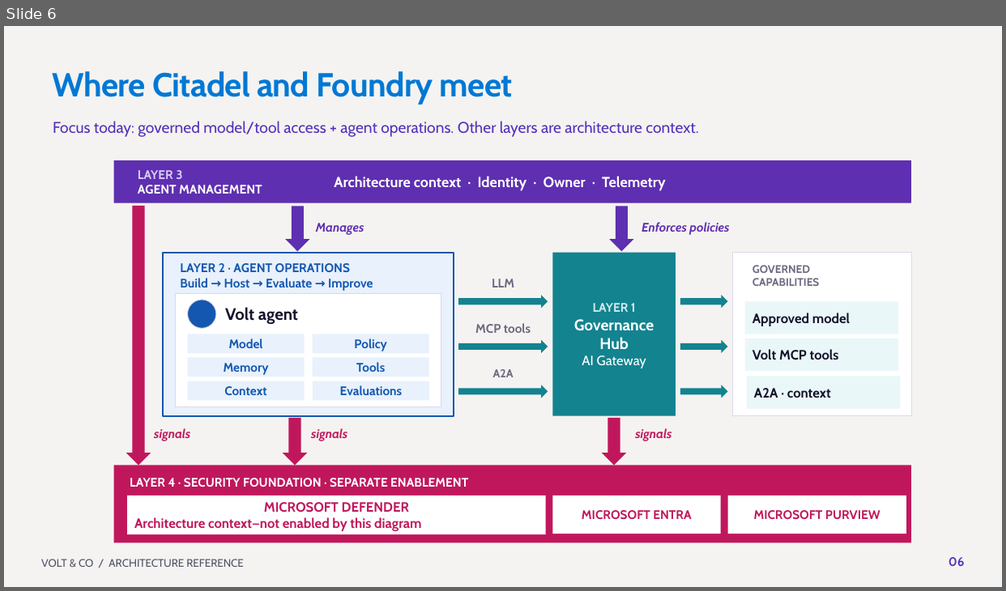
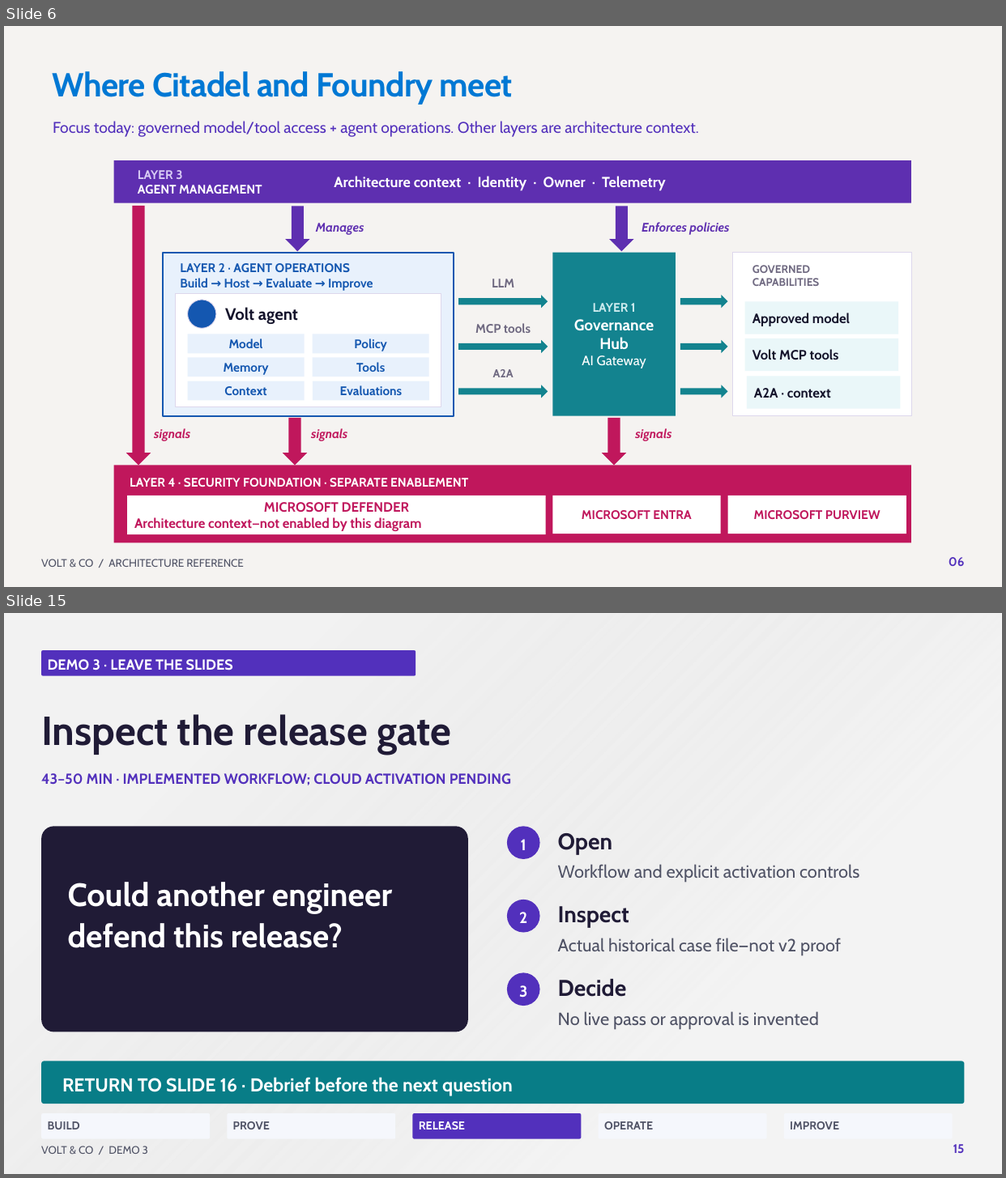
Before and after one commit to SridharArrabelly/foundry-showcase, a slide deck: presentation/Volt & Co - Governed and improving agents.pptx. Shown one above the other, each under a label of ours: slide 6 before the commit, slides 6 and 15 after it; the slides between them are not shown. The pictures are 1006x591 and 1006x1178 pixels, drawn with LibreOffice and Linux fonts; fonts in the diff are those of the drawing; background and template pictures are left out. Boxes give left, top, right and bottom in pixels: in the first picture for what was removed or moved away, otherwise in the second. Text is boxed around its words. In the diff, an @@ line names an element or a change of style, - is before the commit and + after.

```diff
--- a/presentation/Volt & Co - Governed and improving agents.pptx
+++ b/presentation/Volt & Co - Governed and improving agents.pptx
@@ slide 15 added at (4,613,1002,1174), background #FFFFFF @@
@@ rectangle added at (4,613,1002,1174), fill gradient #F2F2F2 to #D9D9D9 @@
@@ rounded rectangle added at (41,650,415,676), fill #5230BC @@
@@ text added at (48,659,233,671), 14 pt, text #FFFFFF, bold @@
+DEMO 3 · LEAVE THE SLIDES
@@ text added at (41,714,452,755), 39 pt, text #201B36, bold @@
+Inspect the release gate
@@ text added at (41,773,511,786), 14 pt, text #5230BC, bold @@
+43–50 MIN · IMPLEMENTED WORKFLOW; CLOUD ACTIVATION PENDING
@@ rounded rectangle added at (41,826,468,1033), fill #201B36 @@
@@ ellipse added at (507,826,540,859), fill #5230BC @@
@@ text added at (521,839,526,850), 15 pt, text #FFFFFF, bold @@
+1
@@ text added at (558,833,612,854), 22 pt, text #201B36, bold @@
+Open
@@ text added at (558,864,859,883), 17 pt, text #4F5265 @@
+Workflow and explicit activation controls
@@ text added at (68,882,392,948), 31 pt, text #FFFFFF, bold @@
+Could another engineer defend this release?
@@ ellipse added at (507,900,540,933), fill #5230BC @@
@@ text added at (519,912,527,923), 15 pt, text #FFFFFF, bold @@
+2
@@ text added at (558,906,629,928), 22 pt, text #201B36, bold @@
+Inspect
@@ text added at (558,938,841,956), 17 pt, text #4F5265 @@
+Actual historical case file—not v2 proof
@@ ellipse added at (507,973,540,1006), fill #5230BC @@
@@ text added at (519,986,527,998), 15 pt, text #FFFFFF, bold @@
+3
@@ text added at (558,979,627,997), 22 pt, text #201B36, bold @@
+Decide
@@ text added at (558,1012,819,1030), 17 pt, text #4F5265 @@
+No live pass or approval is invented
@@ rounded rectangle added at (41,1062,965,1104), fill #087D87 @@
@@ text added at (62,1077,513,1097), 18 pt, text #FFFFFF, bold @@
+RETURN TO SLIDE 16 · Debrief before the next question
@@ rounded rectangle added at (41,1114,210,1139), fill #F5F7FC @@
@@ text added at (48,1122,80,1130), 11 pt, text #4F5265, bold @@
+BUILD
@@ rounded rectangle added at (227,1114,395,1139), fill #F5F7FC @@
@@ text added at (233,1122,270,1130), 11 pt, text #4F5265, bold @@
+PROVE
@@ rounded rectangle added at (413,1114,582,1139), fill #5230BC @@
@@ text added at (419,1122,465,1130), 11 pt, text #FFFFFF, bold @@
+RELEASE
@@ rounded rectangle added at (599,1114,767,1139), fill #F5F7FC @@
@@ text added at (604,1122,653,1130), 11 pt, text #4F5265, bold @@
+OPERATE
@@ rounded rectangle added at (784,1114,953,1139), fill #F5F7FC @@
@@ text added at (790,1122,839,1130), 11 pt, text #4F5265, bold @@
+IMPROVE
@@ text added at (41,1146,148,1154), 10.5 pt, text #4F5265 @@
+VOLT & CO / DEMO 3
@@ text added at (953,1144,965,1153), 12 pt, text #5230BC, bold @@
+15
```
Also in this commit, not shown: 2 slides changed, 20 other slides added, 20 slides removed, 36 other files.
